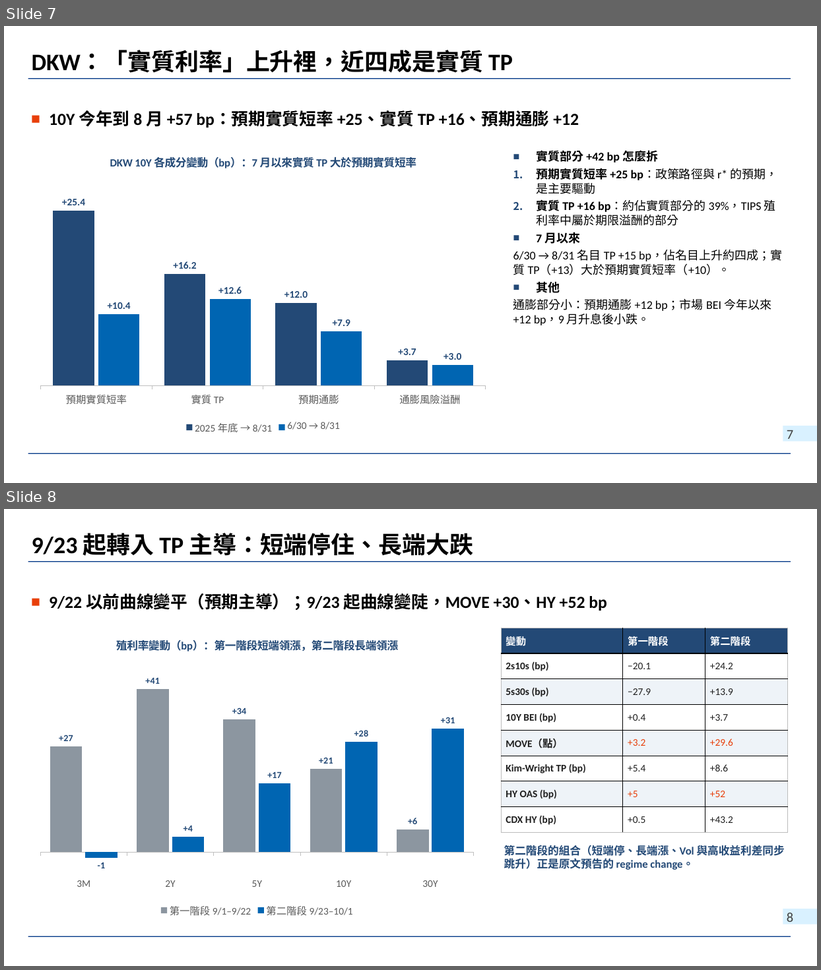
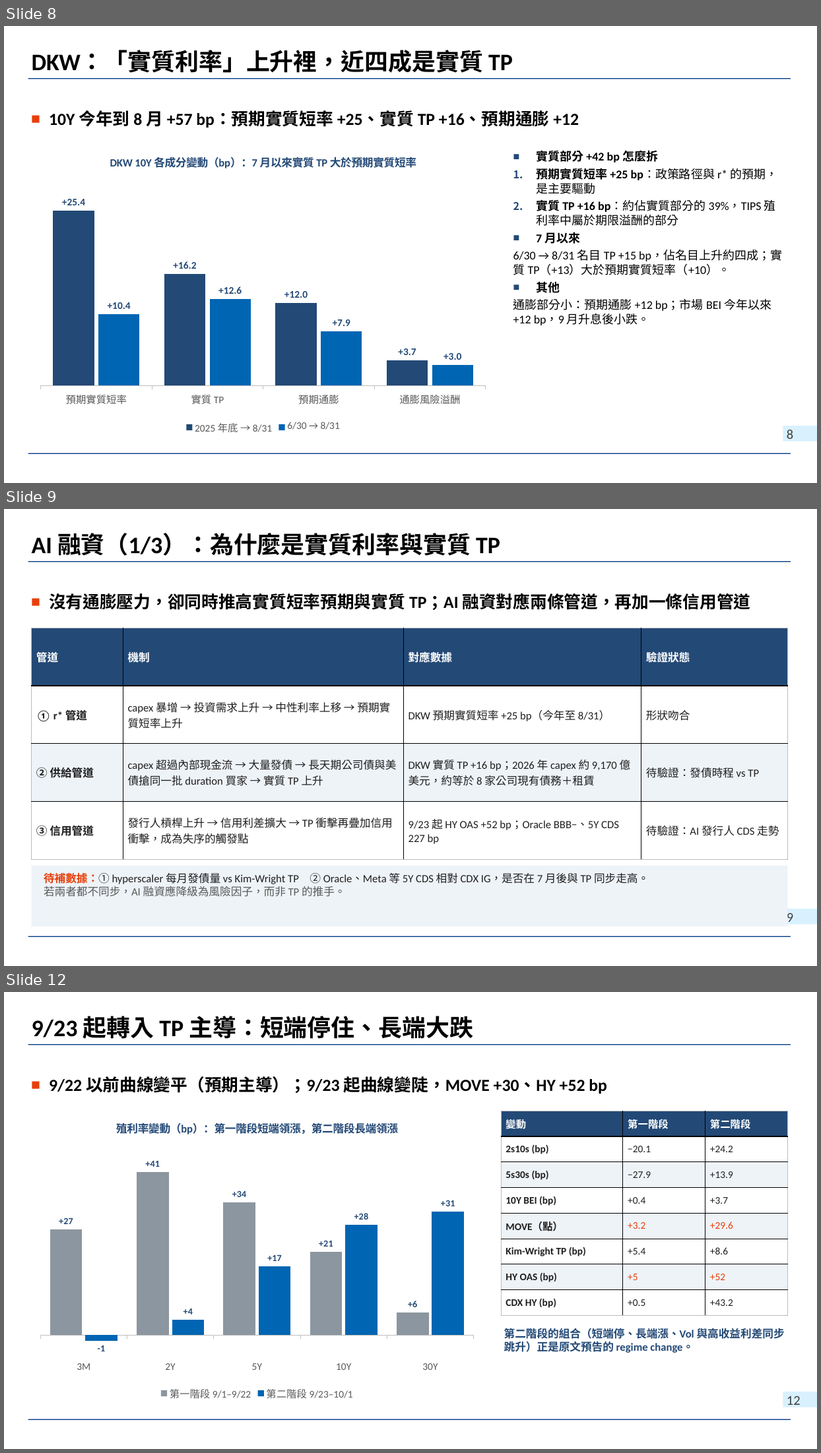
Before and after one commit to wlinoxox/US-Bond-Vol, a slide deck: slides/2026-10-03_us-treasury-vol-regime-change.pptx. Shown one above the other, each under a label of ours: slides 7 and 8 before the commit, slides 8, 9 and 12 after it; the slides between them are not shown. The pictures are 821x970 and 821x1453 pixels, drawn with LibreOffice and Linux fonts; fonts in the diff are those of the drawing; background and template pictures are left out. Boxes give left, top, right and bottom in pixels: in the first picture for what was removed or moved away, otherwise in the second. Text is boxed around its words. In the diff, an @@ line names an element or a change of style, - is before the commit and + after.

```diff
--- a/slides/2026-10-03_us-treasury-vol-regime-change.pptx
+++ b/slides/2026-10-03_us-treasury-vol-regime-change.pptx
@@ slide 9 added at box(4, 509, 817, 966), background picture (left out); not listed: 3 template elements that a slide beside it also shows @@
@@ title added at box(32, 533, 500, 556), 28 pt, text #000000, bold @@
+AI 融資（1/3）：為什麼是實質利率與實質 TP
@@ text added at box(49, 593, 750, 610), 20 pt, text #000000, bold @@
+■ 沒有通膨壓力，卻同時推高實質短率預期與實質 TP；AI 融資對應兩條管道，再加一條信用管道
@@ table added at box(32, 628, 788, 859), 4 rows, 4 columns @@
+管道 | 機制 | 對應數據 | 驗證狀態
+① r* 管道 | capex 暴增 → 投資需求上升 → 中性利率上移 → 預期實質短率上升 | DKW 預期實質短率 +25 bp（今年至 8/31） | 形狀吻合
+② 供給管道 | capex 超過內部現金流 → 大量發債 → 長天期公司債與美債搶同一批 duration 買家 → 實質 TP 上升 | DKW 實質 TP +16 bp；2026 年 capex 約 9,170 億美元，約等於 8 家公司現有債務＋租賃 | 待驗證：發債時程 vs TP
+③ 信用管道 | 發行人槓桿上升 → 信用利差擴大 → TP 衝擊再疊加信用衝擊，成為失序的觸發點 | 9/23 起 HY OAS +52 bp；Oracle BBB−、5Y CDS 227 bp | 待驗證：AI 發行人 CDS 走勢
@@ rectangle added at box(32, 866, 788, 927), fill #EEF3F8 @@
@@ text added at box(44, 873, 649, 897), 13 pt, text #1F1F1F @@
+待補數據：① hyperscaler 每月發債量 vs Kim-Wright TP ② Oracle、Meta 等 5Y CDS 相對 CDX IG，是否在 7 月後與 TP 同步走高。
+若兩者都不同步，AI 融資應降級為風險因子，而非 TP 的推手。
@@ what was slide 7 is now slide 8 @@
@@ page number at box(787, 430, 793, 439): text changed @@
-7
+8
@@ what was slide 8 is now slide 12 @@
@@ page number at box(787, 1396, 801, 1405): text changed @@
-8
+12
```
Also in this commit, not shown: 6 slides changed, 1 other slide added, 3 other files.
